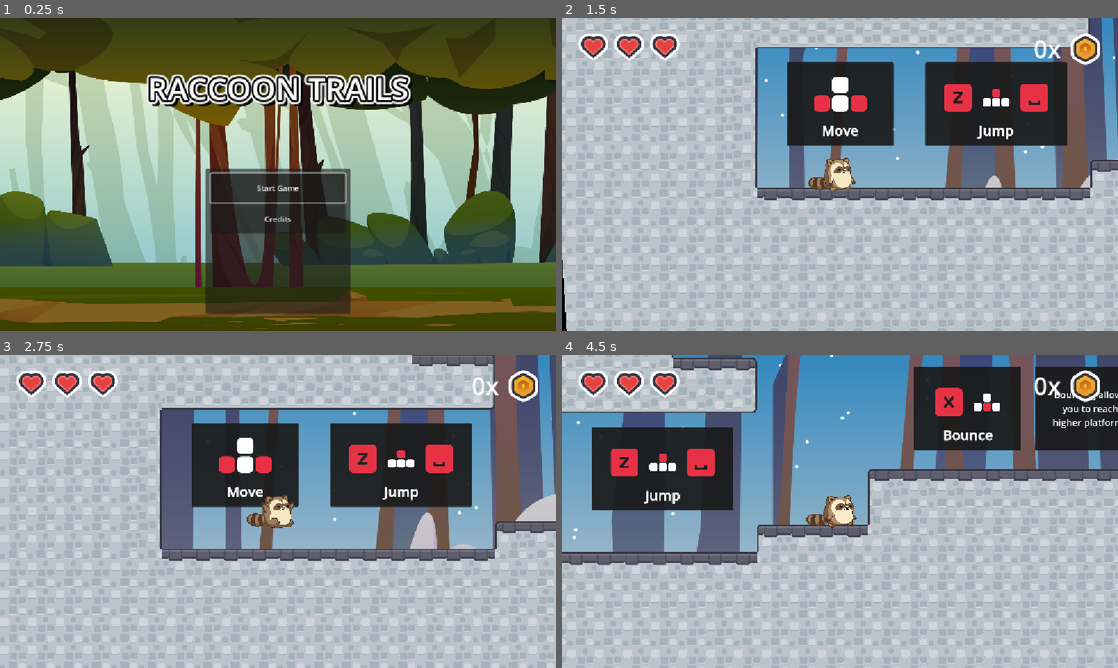
Above: before the commit, frames 1-4 (two rows, left to right).
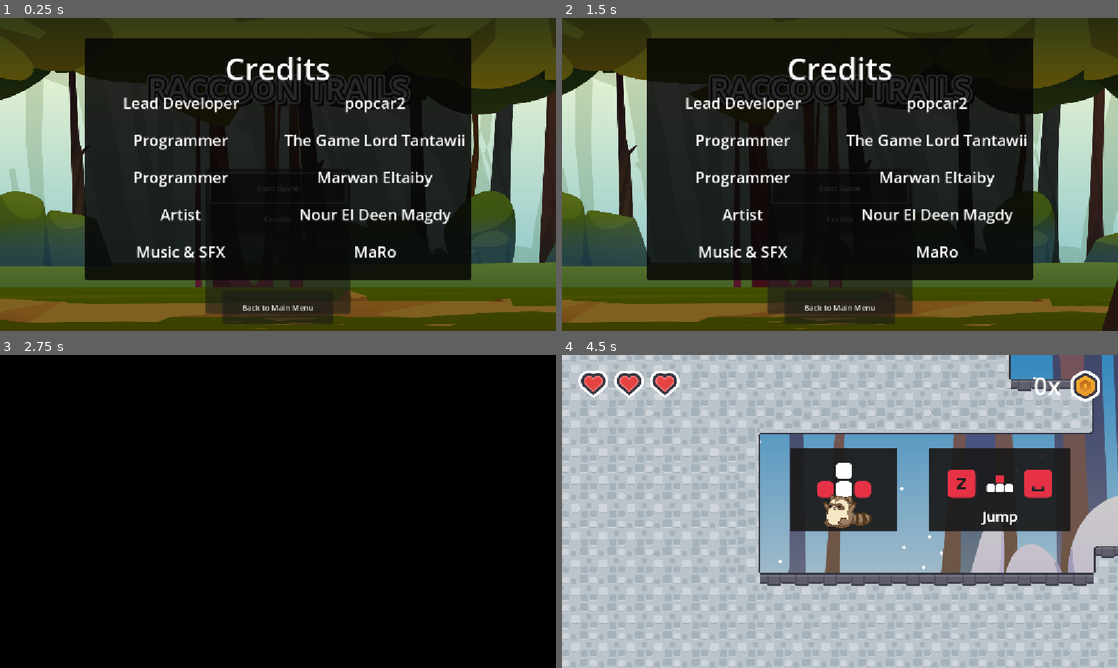
Above: after the commit, the same moments.

Repository: popcar2/WildJam88
Game: Godot game, scene res://Scenes/MainMenu/main_menu.tscn
Two runs of this game, one before a commit and one after it. Both use one fixed random seed, a clock stepped at 60 frames per second and the inputs below.
Inputs (mouse positions are in pixels of both pictures, inside the frame that each line leads up to):
- Up to frame 1 (0.25 s): no input
- Up to frame 2 (1.5 s): click "Start Game" at 0.5 s; click (840, 187) at 1.25 s, where only the run after the commit has a clickable "Start Game"
- Up to frame 3 (2.75 s): hold Right (move_right) from 2.03 s (still down); tap X (dash) at 2.1 s; tap Space (jump) at 2.27 s
- Up to frame 4 (4.5 s): tap X (dash) at 2.85, 3.6, 4.35 s; tap Space (jump) at 3.02 s; release Right (move_right) at 3.53 s; hold Left (move_left) 3.53-4.28 s; hold Right (move_right) from 4.28 s (still down)

The runs differ from the first frame. In frame 1, 52% of the frame differs, in the area x 15-85%, y 6-98%; in frame 2, 93%; in frame 3, 100%, in the area x 0-100%, y 0-100%; in frame 4, 62%.

Commit message:
Adjust credits

Diff:
--- a/Scenes/MainMenu/main_menu.tscn
+++ b/Scenes/MainMenu/main_menu.tscn
@@ -128,7 +128,6 @@
 
 [node name="CreditsControl" type="Control" parent="CanvasLayer"]
 unique_name_in_owner = true
-visible = false
 layout_mode = 3
 anchors_preset = 15
 anchor_right = 1.0
@@ -170,7 +169,7 @@
 offset_top = 111.0
 grow_horizontal = 2
 grow_vertical = 2
-theme_override_constants/separation = 16
+theme_override_constants/separation = 32
 
 [node name="HBoxContainer" type="HBoxContainer" parent="CanvasLayer/CreditsControl/Panel/VBoxContainer"]
 layout_mode = 2
@@ -260,24 +259,6 @@
 size_flags_horizontal = 6
 size_flags_vertical = 0
 text = "MaRo"
-label_settings = SubResource("LabelSettings_qgdf6")
-
-[node name="HBoxContainer6" type="HBoxContainer" parent="CanvasLayer/CreditsControl/Panel/VBoxContainer"]
-layout_mode = 2
-size_flags_horizontal = 3
-
-[node name="Label" type="Label" parent="CanvasLayer/CreditsControl/Panel/VBoxContainer/HBoxContainer6"]
-layout_mode = 2
-size_flags_horizontal = 6
-size_flags_vertical = 0
-text = "Level Design"
-label_settings = SubResource("LabelSettings_qgdf6")
-
-[node name="Label2" type="Label" parent="CanvasLayer/CreditsControl/Panel/VBoxContainer/HBoxContainer6"]
-layout_mode = 2
-size_flags_horizontal = 6
-size_flags_vertical = 0
-text = "Khaled"
 label_settings = SubResource("LabelSettings_qgdf6")
 
 [node name="BackButton" type="Button" parent="CanvasLayer/CreditsControl"]
